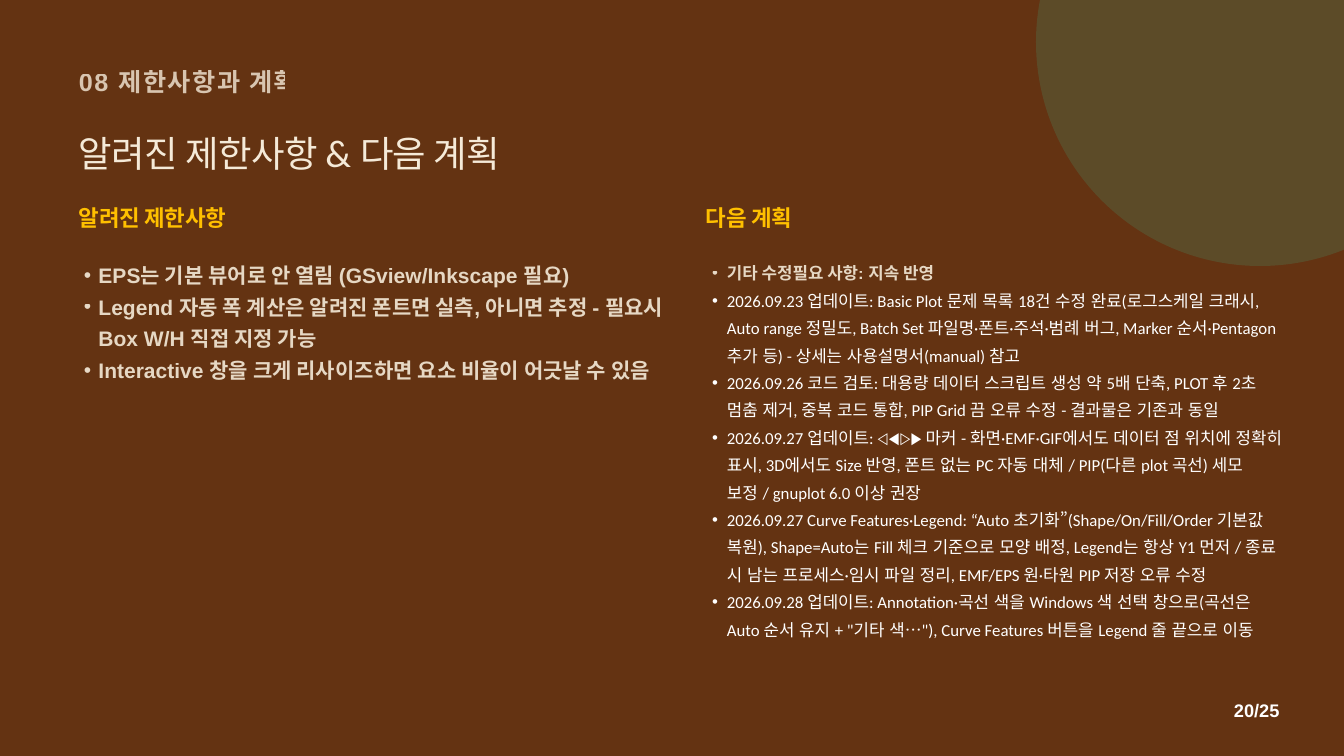
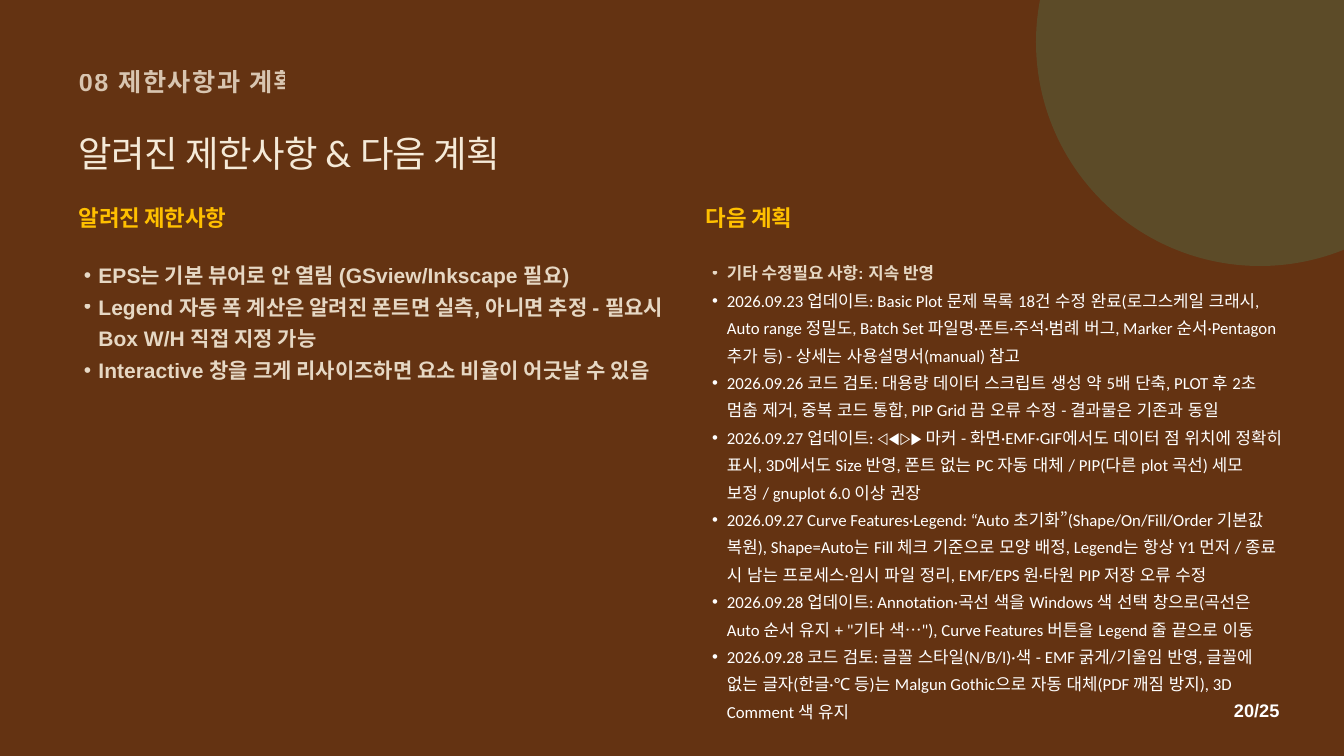
Before and after one commit to CWKIM113/CathPlot_Pub, a slide deck: slide 20 of CathPlot_발표.pptx. Drawn at 1344x756 pixels with LibreOffice and Linux fonts; fonts in the diff are those of the drawing. Boxes give left, top, right and bottom in pixels: in the first picture for what was removed or moved away, otherwise in the second. Text is boxed around its words. In the diff, an @@ line names an element or a change of style, - is before the commit and + after.

```diff
--- a/CathPlot_발표.pptx
+++ b/CathPlot_발표.pptx
@@ text at (727,649,1252,693): paragraph added @@
+• 2026.09.28 코드 검토: 글꼴 스타일(N/B/I)·색 - EMF 굵게/기울임 반영, 글꼴에 없는 글자(한글·℃ 등)는 Malgun Gothic으로 자동 대체(PDF 깨짐 방지), 3D Comment 색 유지
```
Also in this commit, not shown: 4 other files.
